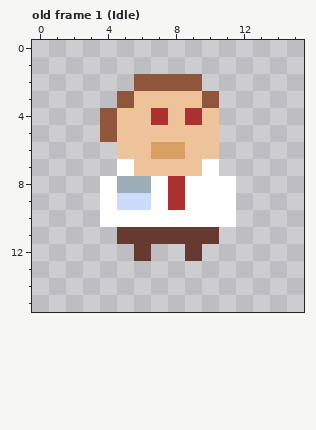
Pixel-art file: Aseprite/EnemmyBankTeller.aseprite. The picture above was drawn from the file before the commit.
16x16 pixels, 7 frames. Shown: old frame 1 (Idle). The commit also changed other frames, which this record leaves out.
After the commit:
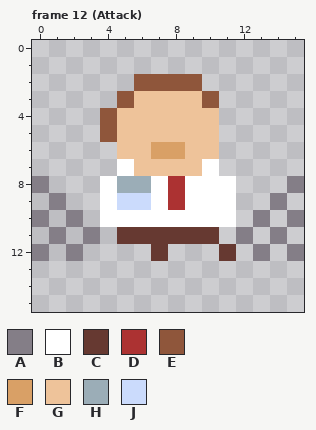
Palette (. is transparent): A #847e87  B #ffffff  C #663931  D #ac3232  E #8f563b  F #d9a066  G #eec39a  H #9badb7  J #cbdbfc
A new or re-ordered frame is compared with the old frame closest to it.
Changes in this commit:
frames 7 -> 12
--- frame 12 (Attack) is new; against old frame 1 (Idle)
@@ x 5..11 @@
  3 EGGGGE.
- 4 GGDGDG.
+ 4 GGGGGG.
  5 GGGGGG.
@@ x 0..15 @@
  7 .....BGGGGB.....
- 8 ....BHHBDBBB....
- 9 ....BJJBDBBB....
-10 ....BBBBBBBB....
-11 .....CCCCCC.....
-12 ......C..C......
+ 8 A...BHHBDBBB...A
+ 9 .A..BJJBDBBB..A.
+10 A.A.BBBBBBBB.A.A
+11 .A.A.CCCCCC.A.A.
+12 A.A....C...C.A.A
 13 ................
Boxes around the changes in both pictures, in picture pixels (x1, y1, x2, y2):
changed: (151, 108, 202, 125)
changed: (32, 176, 304, 261)
